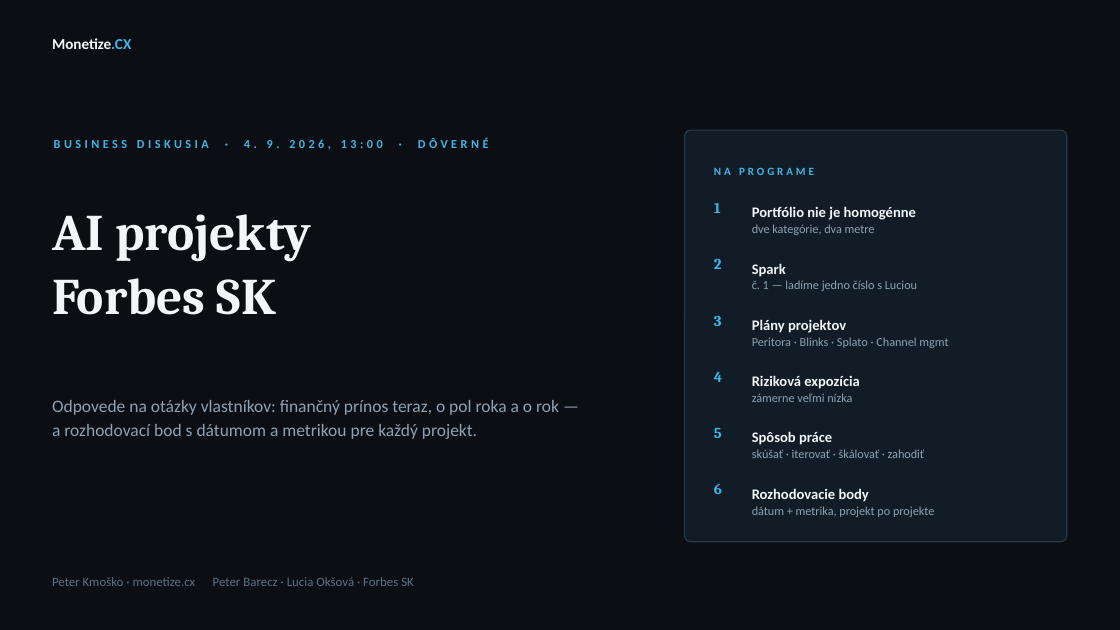
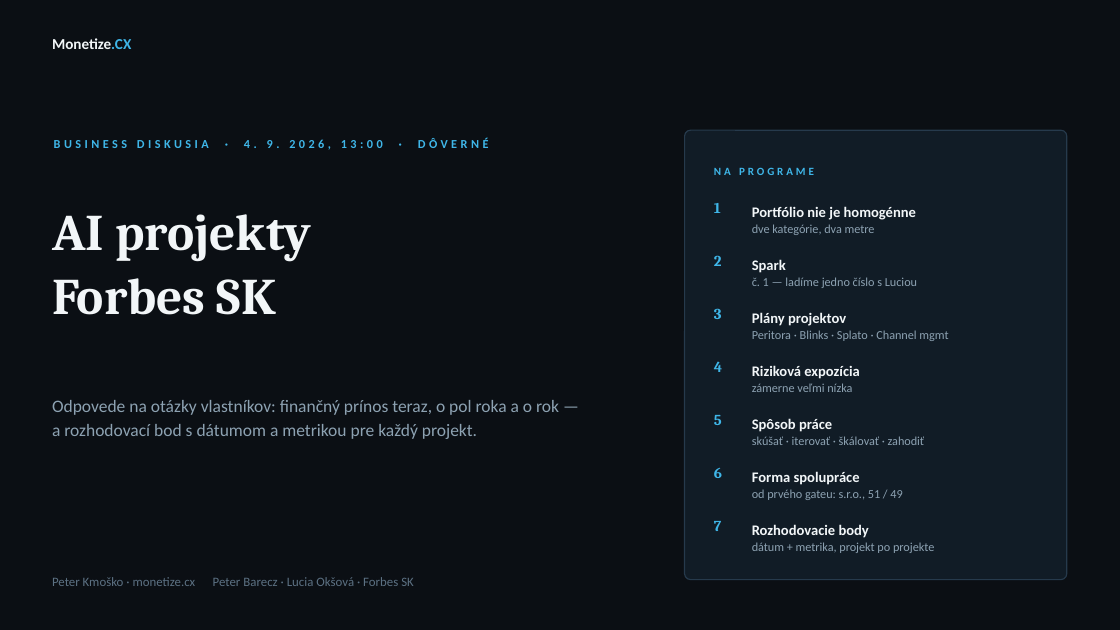
Before and after one commit to pietro18/pietro18, a slide deck: slide 1 of prezentacie/AI_projekty_Forbes_SK_diskusia.pptx. Drawn at 1120x630 pixels with LibreOffice and Linux fonts; fonts in the diff are those of the drawing. Boxes give left, top, right and bottom in pixels: in the first picture for what was removed or moved away, otherwise in the second. Text is boxed around its words. In the diff, an @@ line names an element or a change of style, - is before the commit and + after.

```diff
--- a/prezentacie/AI_projekty_Forbes_SK_diskusia.pptx
+++ b/prezentacie/AI_projekty_Forbes_SK_diskusia.pptx
@@ rounded rectangle: place and size @@
-rounded rectangle at (685,130,1067,542)
+rounded rectangle at (685,130,1067,580)
@@ 3 texts: place and size @@
-3 texts at (714,263,948,348)
+3 texts at (714,259,948,341)
@@ text "4": place and size @@
-text "4" at (714,372,722,382)
+text "4" at (714,362,722,372)
@@ text "Riziková expozícia": place and size @@
-text "Riziková expozícia" at (752,375,859,402)
+text "Riziková expozícia" at (752,365,859,392)
@@ 3 texts: place and size @@
-3 texts at (714,428,925,494)
+3 texts at (714,415,925,478)
@@ text added at (752,471,902,500), 10.5 pt, text #8DA2B2 @@
+Forma spolupráce
+od prvého gateu: s.r.o., 51 / 49
@@ text added at (714,521,721,531), 13 pt, text #3FB6E8, bold @@
+7
@@ text "Rozhodovacie body": place and size @@
-text "Rozhodovacie body" at (752,488,934,517)
+text "Rozhodovacie body" at (752,524,934,553)
```
Also in this commit, not shown: 1 slide added.
